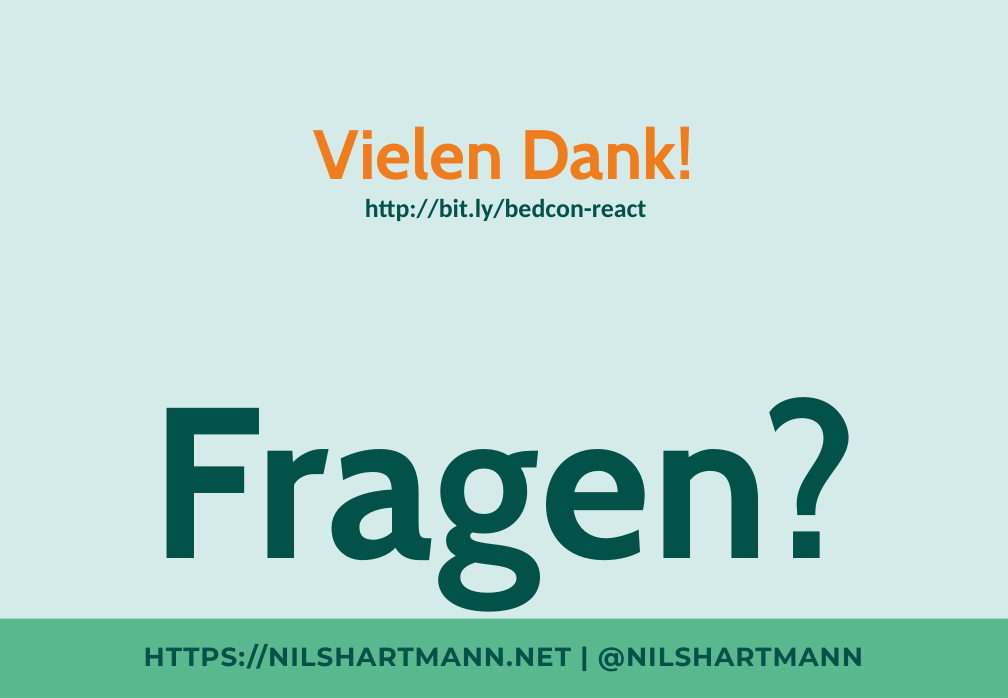
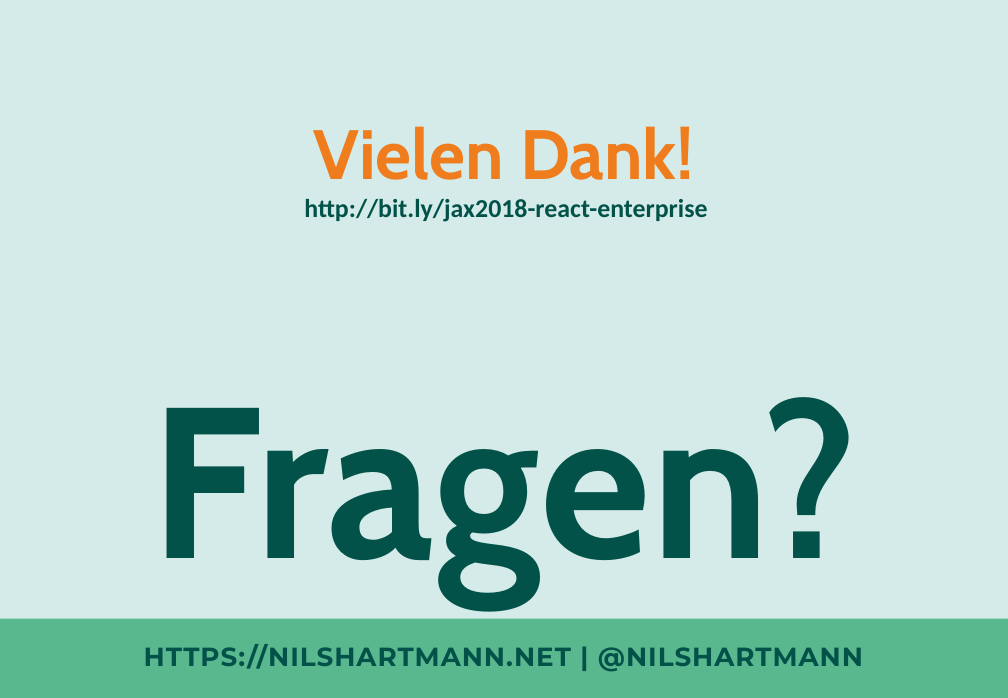
Before and after one commit to nilshartmann/react-talk, a slide deck: slide 59 of react-in-enterprise-anwendungen.pptx. Drawn at 1008x698 pixels with LibreOffice and Linux fonts; fonts in the diff are those of the drawing. Boxes give left, top, right and bottom in pixels: in the first picture for what was removed or moved away, otherwise in the second. Text is boxed around its words. In the diff, an @@ line names an element or a change of style, - is before the commit and + after.

Commit message:
more jax

```diff
--- a/react-in-enterprise-anwendungen.pptx
+++ b/react-in-enterprise-anwendungen.pptx
@@ text at [304,199,707,222]: text changed @@
-http://bit.ly/bedcon-react
+http://bit.ly/jax2018-react-enterprise
```
Also in this commit, not shown: 4 other slides changed.
